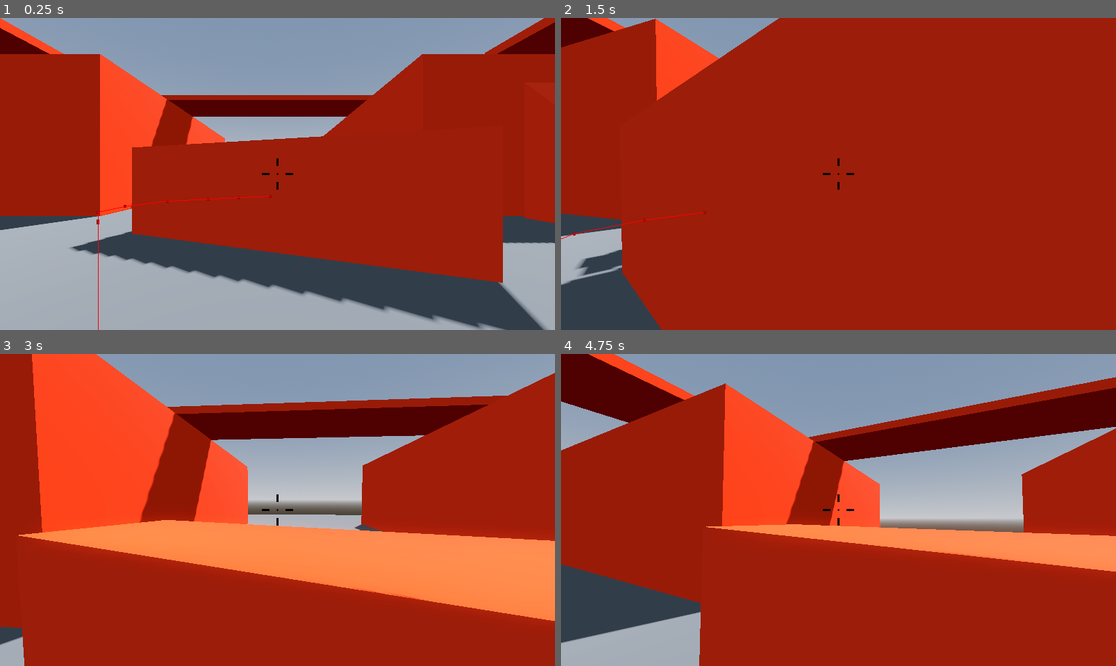
Above: before the commit, frames 1-4 (two rows, left to right).
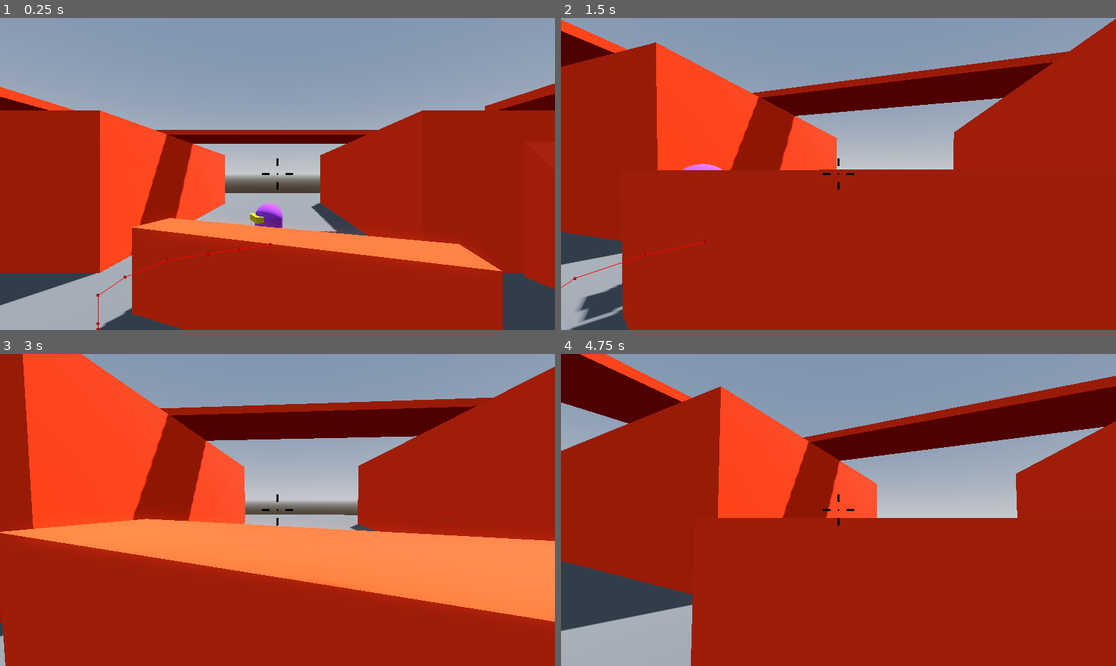
Above: after the commit, the same moments.

Repository: SpookyUboa/robo-rampage
Game: Godot game, scene res://Levels/Sandbox.tscn
The game is run twice, just before and just after one commit, with the same random seed, the same clock (stepped at 60 frames per second) and the same inputs.
Inputs (mouse positions are in pixels of both pictures, inside the frame that each line leads up to):
- Up to frame 1 (0.25 s): no input
- Up to frame 2 (1.5 s): tap Enter (ui_accept) at 0.5, 0.77 s; move the mouse to (866, 174) at 0.52 s; hold W (move_forward) from 0.53 s (still down); move the mouse to (810, 174) at 1.27 s
- Up to frame 3 (3 s): keep holding W (move_forward); tap Enter (ui_accept) at 1.52, 2.75 s; move the mouse to (288, 503) at 2.02 s; move the mouse to (271, 516) at 2.77 s
- Up to frame 4 (4.75 s): keep holding W (move_forward); tap Enter (ui_accept) at 3.02, 3.77, 4.52 s; move the mouse to (877, 513) at 3.52 s; move the mouse to (794, 506) at 4.27 s

The runs differ from the first frame. In frame 1, 51% of the frame differs, in the area x 0-100%, y 0-100%; in frame 2, 32%; in frame 3, 4.4%; in frame 4, 10%.

Commit message:
Gun model and aiming

Diff:
--- a/Enemy/Enemy.tscn
+++ b/Enemy/Enemy.tscn
@@ -7,6 +7,33 @@
 material = ExtResource("2_c35y2")
 
 [sub_resource type="CapsuleShape3D" id="CapsuleShape3D_ahkyo"]
+
+[sub_resource type="Animation" id="Animation_73qi6"]
+length = 0.001
+tracks/0/type = "value"
+tracks/0/imported = false
+tracks/0/enabled = true
+tracks/0/path = NodePath("Visor:scale")
+tracks/0/interp = 1
+tracks/0/loop_wrap = true
+tracks/0/keys = {
+"times": PackedFloat32Array(0),
+"transitions": PackedFloat32Array(1),
+"update": 0,
+"values": [Vector3(1.5, 2, 1)]
+}
+tracks/1/type = "value"
+tracks/1/imported = false
+tracks/1/enabled = true
+tracks/1/path = NodePath("Visor:material:albedo_color")
+tracks/1/interp = 1
+tracks/1/loop_wrap = true
+tracks/1/keys = {
+"times": PackedFloat32Array(0),
+"transitions": PackedFloat32Array(1),
+"update": 0,
+"values": [Color(0.737255, 0.737255, 0, 1)]
+}
 
 [sub_resource type="Animation" id="Animation_i4omo"]
 resource_name = "attack"
@@ -51,33 +78,6 @@
 }]
 }
 
-[sub_resource type="Animation" id="Animation_73qi6"]
-length = 0.001
-tracks/0/type = "value"
-tracks/0/imported = false
-tracks/0/enabled = true
-tracks/0/path = NodePath("Visor:scale")
-tracks/0/interp = 1
-tracks/0/loop_wrap = true
-tracks/0/keys = {
-"times": PackedFloat32Array(0),
-"transitions": PackedFloat32Array(1),
-"update": 0,
-"values": [Vector3(1.5, 2, 1)]
-}
-tracks/1/type = "value"
-tracks/1/imported = false
-tracks/1/enabled = true
-tracks/1/path = NodePath("Visor:material:albedo_color")
-tracks/1/interp = 1
-tracks/1/loop_wrap = true
-tracks/1/keys = {
-"times": PackedFloat32Array(0),
-"transitions": PackedFloat32Array(1),
-"update": 0,
-"values": [Color(0.737255, 0.737255, 0, 1)]
-}
-
 [sub_resource type="AnimationLibrary" id="AnimationLibrary_bcu13"]
 _data = {
 "RESET": SubResource("Animation_73qi6"),
--- a/Levels/Sandbox.tscn
+++ b/Levels/Sandbox.tscn
@@ -34,7 +34,7 @@
 environment = SubResource("Environment_sgucs")
 
 [node name="Player" parent="." instance=ExtResource("1_u6bnw")]
-transform = Transform3D(1, 0, 0, 0, 1, 0, 0, 0, 1, 0, 1, 0)
+transform = Transform3D(1, 0, 0, 0, 1, 0, 0, 0, 1, 0, 3.21, 0)
 
 [node name="NavigationRegion3D" type="NavigationRegion3D" parent="."]
 navigation_mesh = SubResource("NavigationMesh_avnum")
--- a/Player/Player.gd
+++ b/Player/Player.gd
@@ -9,6 +9,7 @@
 var mouse_motion:= Vector2.ZERO
 
 @onready var camera_pivot: Node3D = $CameraPivot
+@onready var gun_pivot: Node3D = $GunPivot
 
 func _ready() -> void:
 	Input.mouse_mode = Input.MOUSE_MODE_CAPTURED
@@ -49,7 +50,11 @@
 func handle_camera_rotation() -> void:
 	rotate_y(mouse_motion.x)
 	camera_pivot.rotate_x(mouse_motion.y)
+	gun_pivot.rotate_x(mouse_motion.y)
 	camera_pivot.rotation_degrees.x = clampf(
 		camera_pivot.rotation_degrees.x, -90.0, 90.0
 	)
+	gun_pivot.rotation_degrees.x = clampf(
+		gun_pivot.rotation_degrees.x, -90.0, 90.0
+	)
 	mouse_motion = Vector2.ZERO
--- a/Player/Player.tscn
+++ b/Player/Player.tscn
@@ -1,8 +1,10 @@
-[gd_scene load_steps=6 format=3 uid="uid://co2qph7d8sdvg"]
+[gd_scene load_steps=8 format=3 uid="uid://co2qph7d8sdvg"]
 
 [ext_resource type="Script" path="res://Player/Player.gd" id="1_wdo7e"]
 [ext_resource type="Script" path="res://Player/SmoothCamera.gd" id="2_4kyjj"]
 [ext_resource type="Script" path="res://Player/Crosshair.gd" id="3_4tix3"]
+[ext_resource type="Script" path="res://Player/gun.gd" id="4_giy0e"]
+[ext_resource type="PackedScene" uid="uid://uvfjecc4emsk" path="res://Player/gun.glb" id="4_lr614"]
 
 [sub_resource type="CapsuleMesh" id="CapsuleMesh_cat8l"]
 
@@ -34,3 +36,11 @@
 [node name="Crosshair" type="Control" parent="CenterContainer"]
 layout_mode = 2
 script = ExtResource("3_4tix3")
+
+[node name="GunPivot" type="Node3D" parent="."]
+transform = Transform3D(1, 0, 0, 0, 1, 0, 0, 0, 1, 0, 0.3, 0)
+
+[node name="Gun" parent="GunPivot" instance=ExtResource("4_lr614")]
+transform = Transform3D(-2.18557e-09, 0, -0.05, 0, 0.05, 0, 0.05, 0, -2.18557e-09, 0.185, -0.2, -0.395)
+top_level = true
+script = ExtResource("4_giy0e")
--- a/Player/SmoothCamera.gd
+++ b/Player/SmoothCamera.gd
@@ -4,6 +4,7 @@
 
 func _physics_process(delta: float) -> void:
 	var weight = delta * speed
+	var gun_weight = weight / 2
 
 	global_transform = global_transform.interpolate_with(
 		get_parent().global_transform, weight
--- /dev/null
+++ b/Player/gun.gd
@@ -0,0 +1,23 @@
+extends Node3D
+
+@export var speed := 20.0
+var initial_offset := Transform3D()
+var initial_scale := Vector3()
+
+func _ready() -> void:
+	initial_offset = get_parent().global_transform.affine_inverse() * global_transform
+	initial_scale = scale
+
+func _physics_process(delta: float) -> void:
+	var parent_transform = get_parent().global_transform
+	global_transform.origin = (parent_transform * initial_offset).origin
+
+	var weight = delta * speed
+	var target_rotation = parent_transform.basis * initial_offset.basis
+
+	global_transform.basis = global_transform.basis.orthonormalized()
+	target_rotation = target_rotation.orthonormalized()
+
+	global_transform.basis = global_transform.basis.slerp(target_rotation, weight)
+
+	scale = initial_scale
Binary file added: Player/gun.glb
Not shown, added: Player/gun.glb.import
